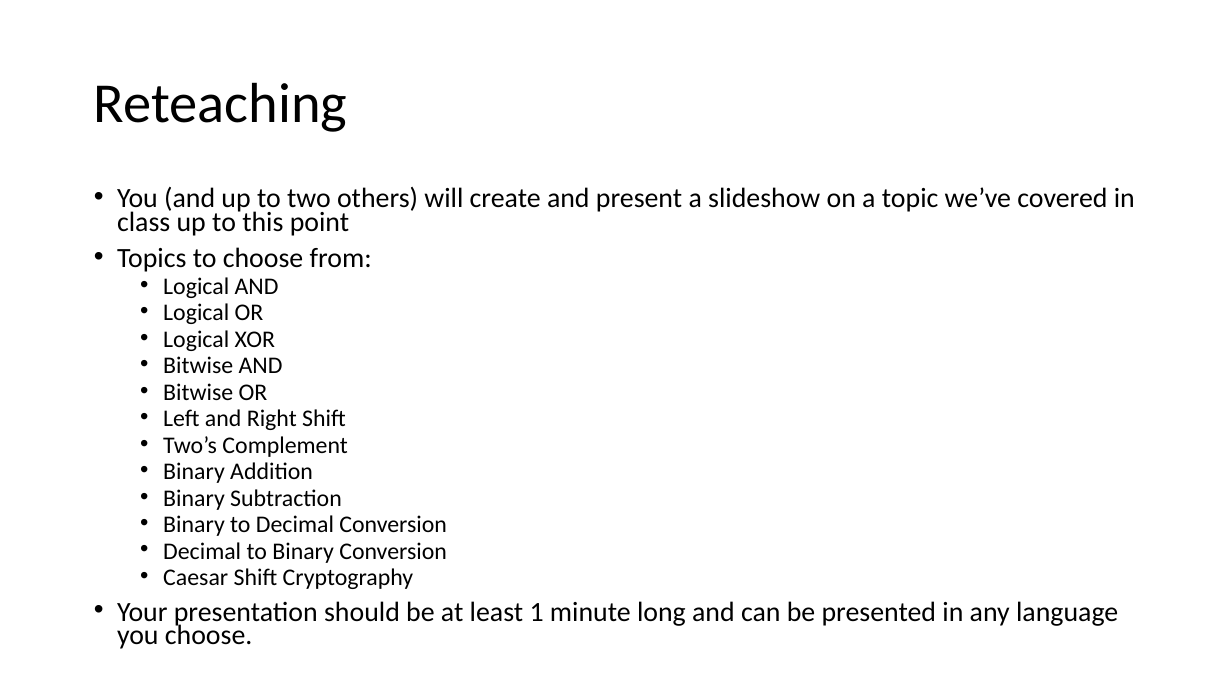
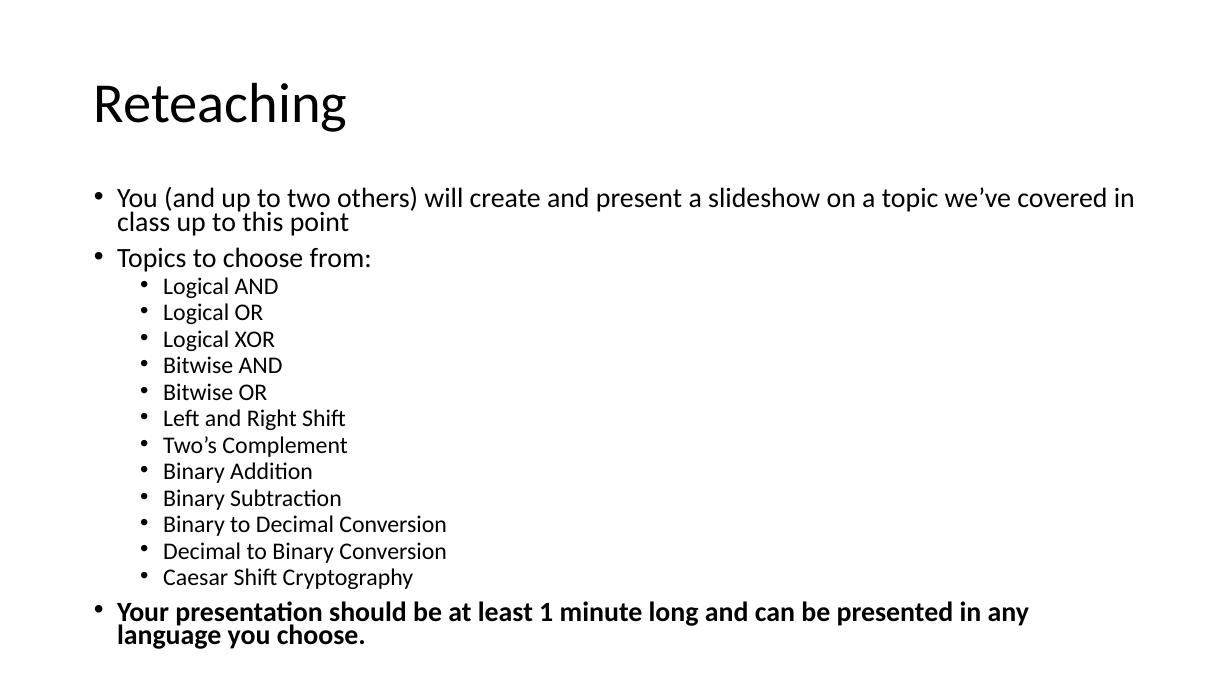
Before and after one commit to MrJoshGross/Course-Curricular-Material, a slide deck: slide 4 of wip/Project 1 - Fundamentals Reteach.pptx. Drawn at 1232x693 pixels with LibreOffice and Linux fonts; fonts in the diff are those of the drawing. Boxes give left, top, right and bottom in pixels: in the first picture for what was removed or moved away, otherwise in the second. Text is boxed around its words. In the diff, an @@ line names an element or a change of style, - is before the commit and + after.

```diff
--- a/wip/Project 1 - Fundamentals Reteach.pptx
+++ b/wip/Project 1 - Fundamentals Reteach.pptx
@@ text at (117, 601, 1029, 649): bold on in "Your presentation should be at least 1 ..." @@
```
Also in this commit, not shown: 1 slide added, 1 other file.
